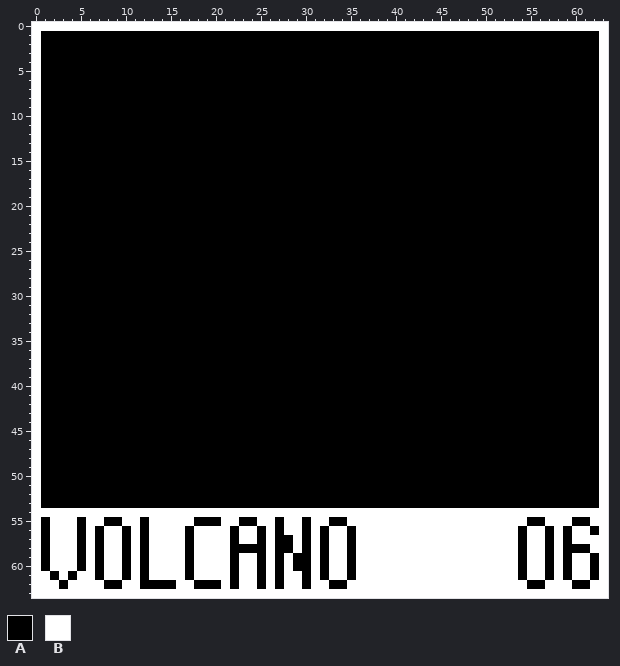
Pixel-art sprite: et-game/src/main/resources/level/easy/volcano.png. The picture above is the old version.
The file is 64x64 pixels. Colours within 5 levels of each other are drawn and written as one.
Palette (. is transparent): A #000000  B #ffffff
Pixels before (only the part around the change), first column x 0:
 1 BAAAAAAAAAAAAAAAAAAAAAAAAAAAAAAAAAAAAAAAAAAAAAAAAAAAAAAAAAAAAAAB
 2 BAAAAAAAAAAAAAAAAAAAAAAAAAAAAAAAAAAAAAAAAAAAAAAAAAAAAAAAAAAAAAAB
 3 BAAAAAAAAAAAAAAAAAAAAAAAAAAAAAAAAAAAAAAAAAAAAAAAAAAAAAAAAAAAAAAB
 4 BAAAAAAAAAAAAAAAAAAAAAAAAAAAAAAAAAAAAAAAAAAAAAAAAAAAAAAAAAAAAAAB
 5 BAAAAAAAAAAAAAAAAAAAAAAAAAAAAAAAAAAAAAAAAAAAAAAAAAAAAAAAAAAAAAAB
 6 BAAAAAAAAAAAAAAAAAAAAAAAAAAAAAAAAAAAAAAAAAAAAAAAAAAAAAAAAAAAAAAB
 7 BAAAAAAAAAAAAAAAAAAAAAAAAAAAAAAAAAAAAAAAAAAAAAAAAAAAAAAAAAAAAAAB
 8 BAAAAAAAAAAAAAAAAAAAAAAAAAAAAAAAAAAAAAAAAAAAAAAAAAAAAAAAAAAAAAAB
 9 BAAAAAAAAAAAAAAAAAAAAAAAAAAAAAAAAAAAAAAAAAAAAAAAAAAAAAAAAAAAAAAB
10 BAAAAAAAAAAAAAAAAAAAAAAAAAAAAAAAAAAAAAAAAAAAAAAAAAAAAAAAAAAAAAAB
11 BAAAAAAAAAAAAAAAAAAAAAAAAAAAAAAAAAAAAAAAAAAAAAAAAAAAAAAAAAAAAAAB
12 BAAAAAAAAAAAAAAAAAAAAAAAAAAAAAAAAAAAAAAAAAAAAAAAAAAAAAAAAAAAAAAB
13 BAAAAAAAAAAAAAAAAAAAAAAAAAAAAAAAAAAAAAAAAAAAAAAAAAAAAAAAAAAAAAAB
14 BAAAAAAAAAAAAAAAAAAAAAAAAAAAAAAAAAAAAAAAAAAAAAAAAAAAAAAAAAAAAAAB
15 BAAAAAAAAAAAAAAAAAAAAAAAAAAAAAAAAAAAAAAAAAAAAAAAAAAAAAAAAAAAAAAB
16 BAAAAAAAAAAAAAAAAAAAAAAAAAAAAAAAAAAAAAAAAAAAAAAAAAAAAAAAAAAAAAAB
17 BAAAAAAAAAAAAAAAAAAAAAAAAAAAAAAAAAAAAAAAAAAAAAAAAAAAAAAAAAAAAAAB
18 BAAAAAAAAAAAAAAAAAAAAAAAAAAAAAAAAAAAAAAAAAAAAAAAAAAAAAAAAAAAAAAB
19 BAAAAAAAAAAAAAAAAAAAAAAAAAAAAAAAAAAAAAAAAAAAAAAAAAAAAAAAAAAAAAAB
20 BAAAAAAAAAAAAAAAAAAAAAAAAAAAAAAAAAAAAAAAAAAAAAAAAAAAAAAAAAAAAAAB
21 BAAAAAAAAAAAAAAAAAAAAAAAAAAAAAAAAAAAAAAAAAAAAAAAAAAAAAAAAAAAAAAB
22 BAAAAAAAAAAAAAAAAAAAAAAAAAAAAAAAAAAAAAAAAAAAAAAAAAAAAAAAAAAAAAAB
23 BAAAAAAAAAAAAAAAAAAAAAAAAAAAAAAAAAAAAAAAAAAAAAAAAAAAAAAAAAAAAAAB
24 BAAAAAAAAAAAAAAAAAAAAAAAAAAAAAAAAAAAAAAAAAAAAAAAAAAAAAAAAAAAAAAB
25 BAAAAAAAAAAAAAAAAAAAAAAAAAAAAAAAAAAAAAAAAAAAAAAAAAAAAAAAAAAAAAAB
26 BAAAAAAAAAAAAAAAAAAAAAAAAAAAAAAAAAAAAAAAAAAAAAAAAAAAAAAAAAAAAAAB
27 BAAAAAAAAAAAAAAAAAAAAAAAAAAAAAAAAAAAAAAAAAAAAAAAAAAAAAAAAAAAAAAB
28 BAAAAAAAAAAAAAAAAAAAAAAAAAAAAAAAAAAAAAAAAAAAAAAAAAAAAAAAAAAAAAAB
29 BAAAAAAAAAAAAAAAAAAAAAAAAAAAAAAAAAAAAAAAAAAAAAAAAAAAAAAAAAAAAAAB
30 BAAAAAAAAAAAAAAAAAAAAAAAAAAAAAAAAAAAAAAAAAAAAAAAAAAAAAAAAAAAAAAB
31 BAAAAAAAAAAAAAAAAAAAAAAAAAAAAAAAAAAAAAAAAAAAAAAAAAAAAAAAAAAAAAAB
32 BAAAAAAAAAAAAAAAAAAAAAAAAAAAAAAAAAAAAAAAAAAAAAAAAAAAAAAAAAAAAAAB
33 BAAAAAAAAAAAAAAAAAAAAAAAAAAAAAAAAAAAAAAAAAAAAAAAAAAAAAAAAAAAAAAB
34 BAAAAAAAAAAAAAAAAAAAAAAAAAAAAAAAAAAAAAAAAAAAAAAAAAAAAAAAAAAAAAAB
35 BAAAAAAAAAAAAAAAAAAAAAAAAAAAAAAAAAAAAAAAAAAAAAAAAAAAAAAAAAAAAAAB
36 BAAAAAAAAAAAAAAAAAAAAAAAAAAAAAAAAAAAAAAAAAAAAAAAAAAAAAAAAAAAAAAB
37 BAAAAAAAAAAAAAAAAAAAAAAAAAAAAAAAAAAAAAAAAAAAAAAAAAAAAAAAAAAAAAAB
38 BAAAAAAAAAAAAAAAAAAAAAAAAAAAAAAAAAAAAAAAAAAAAAAAAAAAAAAAAAAAAAAB
39 BAAAAAAAAAAAAAAAAAAAAAAAAAAAAAAAAAAAAAAAAAAAAAAAAAAAAAAAAAAAAAAB
40 BAAAAAAAAAAAAAAAAAAAAAAAAAAAAAAAAAAAAAAAAAAAAAAAAAAAAAAAAAAAAAAB
41 BAAAAAAAAAAAAAAAAAAAAAAAAAAAAAAAAAAAAAAAAAAAAAAAAAAAAAAAAAAAAAAB
42 BAAAAAAAAAAAAAAAAAAAAAAAAAAAAAAAAAAAAAAAAAAAAAAAAAAAAAAAAAAAAAAB
43 BAAAAAAAAAAAAAAAAAAAAAAAAAAAAAAAAAAAAAAAAAAAAAAAAAAAAAAAAAAAAAAB
44 BAAAAAAAAAAAAAAAAAAAAAAAAAAAAAAAAAAAAAAAAAAAAAAAAAAAAAAAAAAAAAAB
45 BAAAAAAAAAAAAAAAAAAAAAAAAAAAAAAAAAAAAAAAAAAAAAAAAAAAAAAAAAAAAAAB
46 BAAAAAAAAAAAAAAAAAAAAAAAAAAAAAAAAAAAAAAAAAAAAAAAAAAAAAAAAAAAAAAB
47 BAAAAAAAAAAAAAAAAAAAAAAAAAAAAAAAAAAAAAAAAAAAAAAAAAAAAAAAAAAAAAAB
48 BAAAAAAAAAAAAAAAAAAAAAAAAAAAAAAAAAAAAAAAAAAAAAAAAAAAAAAAAAAAAAAB
49 BAAAAAAAAAAAAAAAAAAAAAAAAAAAAAAAAAAAAAAAAAAAAAAAAAAAAAAAAAAAAAAB
50 BAAAAAAAAAAAAAAAAAAAAAAAAAAAAAAAAAAAAAAAAAAAAAAAAAAAAAAAAAAAAAAB
51 BAAAAAAAAAAAAAAAAAAAAAAAAAAAAAAAAAAAAAAAAAAAAAAAAAAAAAAAAAAAAAAB
52 BAAAAAAAAAAAAAAAAAAAAAAAAAAAAAAAAAAAAAAAAAAAAAAAAAAAAAAAAAAAAAAB
53 BAAAAAAAAAAAAAAAAAAAAAAAAAAAAAAAAAAAAAAAAAAAAAAAAAAAAAAAAAAAAAAB
54 BBBBBBBBBBBBBBBBBBBBBBBBBBBBBBBBBBBBBBBBBBBBBBBBBBBBBBBBBBBBBBBB
55 BABBBABBAABBABBBBBAAABBAABBABBABBAABBBBBBBBBBBBBBBBBBBBAABBBAABB
56 BABBBABABBABABBBBABBBBABBABABBABABBABBBBBBBBBBBBBBBBBBABBABABBAB
The same view after the edit:
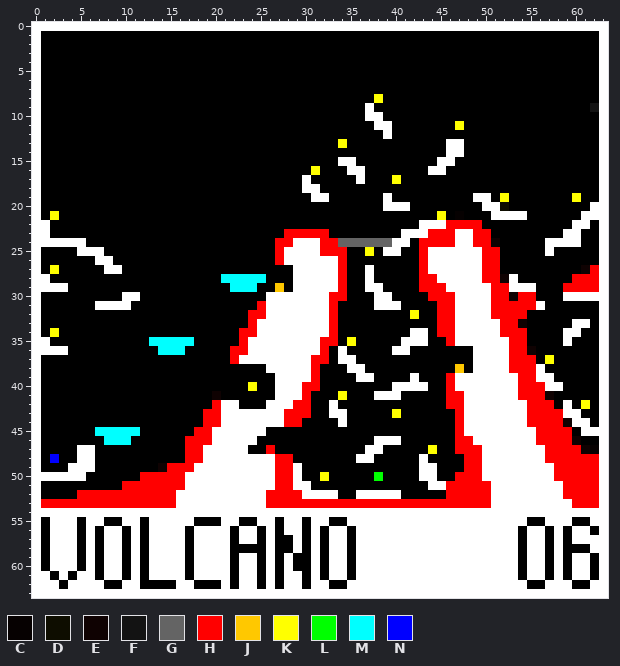
Colours new in this view: C #060101  D #0e0d00  E #0f0202  F #131313  G #646464  H #ff0000  J #ffc800  K #ffff00  L #00ff00  M #00ffff  N #0000ff
Change:
y 8: x 38 A -> K
y 9: x 37 A -> B; x 62 A -> F
y 10: x 37..38 AA -> BB
y 11: x 38..39 AA -> BB; x 47 A -> K
y 12: x 39 A -> B
y 13: x 34 A -> K; x 46..47 AA -> BB
y 14: x 46..47 AA -> BB
y 15: x 34..35 AA -> BB; x 45..46 AA -> BB
y 16: x 31 A -> K; x 35..36 AA -> BB; x 44..45 AA -> BB
y 17: x 30 A -> B; x 36 A -> B; x 40 A -> K
y 18: x 30..31 AA -> BB
y 19: x 31..32 AA -> BB; x 39 A -> B; x 49..50 AA -> BB; x 52 A -> K; x 60 A -> K
y 20: x 39..41 AAA -> BBB; x 50..52 AAA -> BBD; x 62 A -> B
y 21: x 2 A -> K; x 45 A -> K; x 47 A -> C; x 51..54 AAAA -> BBBB; x 61..62 AA -> BB
y 22: x 1 A -> B; x 43..49 AAAAAAA -> BBBHHHH; x 60..61 AA -> BB
y 23: x 1 A -> B; x 28..32 AAAAA -> HHHHH; x 41..50 AAAAAAAAAA -> BBBHHHBBHH; x 59..60 AA -> BB
y 24: x 1..5 AAAAA -> BBBBB; x 27..41 AAAAAAAAAAAAAAA -> HHBBBHHGGGGGGBB; x 43..51 AAAAAAAAA -> HHHHBBHHE; x 57..60 AAAA -> BBBB
y 25: x 5..7 AAA -> BBB; x 27..34 AAAAAAAA -> HBBBBHHH; x 37 A -> K; x 39..40 AA -> BB; x 43..51 AAAAAAAAA -> HBBBBBBHH; x 57 A -> B
y 26: x 7..8 AA -> BB; x 27..34 AAAAAAAA -> HBBBBBBH; x 43..51 AAAAAAAAA -> HBBBBBBHH
y 27: x 2 A -> K; x 8..9 AA -> BB; x 29..34 AAAAAA -> BBBBBH; x 37 A -> B; x 43..51 AAAAAAAAA -> HBBBBBBHH; x 61..62 AA -> EH
y 28: x 1 A -> B; x 21..25 AAAAA -> MMMMM; x 29..34 AAAAAA -> BBBBBH; x 37 A -> B; x 43..53 AAAAAAAAAAA -> HHBBBBBHHEB; x 60..62 AAA -> HHH
y 29: x 1..3 AAA -> BBB; x 22..24 AAA -> MMM; x 27 A -> J; x 29..34 AAAAAA -> BBBBBH; x 37..38 AA -> BB; x 43..55 AAAAAAAAAAAAA -> HHHBBBBBHHBBB; x 59..62 AAAA -> HHHH
y 30: x 10..11 AA -> BB; x 26..34 AAAAAAAAA -> BBBBBBBHH; x 38..39 AA -> BB; x 44..55 AAAAAAAAAAAA -> HHHBBBBHHEHH; x 59..62 AAAA -> BBBB
y 31: x 7..10 AAAA -> BBBB; x 25..33 AAAAAAAAA -> HBBBBBBBH; x 38..40 AAA -> BBB; x 45..56 AAAAAAAAAAAA -> HHBBBBHHHHHB
y 32: x 24..33 AAAAAAAAAA -> HHBBBBBBBH; x 42 A -> K; x 45..54 AAAAAAAAAA -> HHBBBBHHHH
y 33: x 24..33 AAAAAAAAAA -> HBBBBBBBBH; x 45..54 AAAAAAAAAA -> HHBBBBBHHE; x 60..61 AA -> BB
y 34: x 2 A -> K; x 23..33 AAAAAAAAAAA -> HHBBBBBBBBH; x 42..43 AA -> BB; x 45..54 AAAAAAAAAA -> HHBBBBBHHH; x 59..60 AA -> BB
y 35: x 1 A -> B; x 13..17 AAAAA -> MMMMM; x 23..33 AAAAAAAAAAA -> HBBBBBBBBHH; x 35 A -> K; x 41..43 AAA -> BBB; x 46..54 AAAAAAAAA -> HBBBBBBHH; x 59 A -> B
y 36: x 1..3 AAA -> BBB; x 14..16 AAA -> MMM; x 22..32 AAAAAAAAAAA -> HHBBBBBBBBH; x 34 A -> B; x 40..41 AA -> BB; x 49..55 AAAAAAA -> BBBBHHE
y 37: x 22..32 AAAAAAAAAAA -> HBBBBBBBBHH; x 34..35 AA -> BB; x 49..55 AAAAAAA -> BBBBHHH; x 57 A -> K
y 38: x 26..31 AAAAAA -> BBBBBH; x 35..36 AA -> BB; x 47 A -> J; x 49..56 AAAAAAAA -> BBBBHHHB
y 39: x 27..31 AAAAA -> BBBBH; x 36..37 AA -> BB; x 42 A -> B; x 46..57 AAAAAAAAAAAA -> HBBBBBBBHHBB
y 40: x 24 A -> K; x 27..31 AAAAA -> BBBHH; x 40..43 AAAA -> BBBB; x 46..58 AAAAAAAAAAAAA -> HBBBBBBBHHHBB
y 41: x 20 A -> E; x 27..30 AAAA -> BBBH; x 34 A -> K; x 38..40 AAA -> BBB; x 46..57 AAAAAAAAAAAA -> HHBBBBBBHHHE
y 42: x 20..22 AAA -> HBB; x 26..30 AAAAA -> BBBHH; x 33 A -> B; x 46..57 AAAAAAAAAAAA -> HHBBBBBBBHHH; x 59 A -> B; x 61 A -> K
y 43: x 19..30 AAAAAAAAAAAA -> HHBBBBBBBHHH; x 33..34 AA -> BB; x 40 A -> K; x 47..60 AAAAAAAAAAAAAA -> HBBBBBBBHHHHBB
y 44: x 19..29 AAAAAAAAAAA -> HHBBBBBBBHH; x 34 A -> B; x 47..61 AAAAAAAAAAAAAAA -> HBBBBBBBHHHHEBB
y 45: x 7..11 AAAAA -> MMMMM; x 18..25 AAAAAAAA -> HHBBBBBB; x 47..59 AAAAAAAAAAAAA -> HBBBBBBBBHHHH; x 61..62 AA -> BB
y 46: x 8..10 AAA -> MMM; x 17..24 AAAAAAAA -> HHHBBBBB; x 38..40 AAA -> BBB; x 47..60 AAAAAAAAAAAAAA -> HHBBBBBBBHHHHE
y 47: x 5..6 AA -> BB; x 17..23 AAAAAAA -> HHBBBBB; x 26 A -> H; x 37..38 AA -> BB; x 44 A -> K; x 47..62 AAAAAAAAAAAAAAAA -> HHHBBBBBBBHHHHEC
y 48: x 2 A -> N; x 5..6 AA -> BB; x 17..28 AAAAAAAAAAAA -> HHBBBBBBBBHH; x 36..37 AA -> BB; x 43 A -> B; x 48..62 AAAAAAAAAAAAAAA -> HHBBBBBBBHHHHHH
y 49: x 4..6 AAA -> BBB; x 14..29 AAAAAAAAAAAAAAAA -> EHHHBBBBBBBBBHHB; x 43..44 AA -> BB; x 48..62 AAAAAAAAAAAAAAA -> HHBBBBBBBBHHHHH
y 50: x 1..5 AAAAA -> BBBBB; x 12..29 AAAAAAAAAAAAAAAAAA -> HHHHHBBBBBBBBBBHHB; x 32 A -> K; x 38 A -> L; x 43..44 AA -> BB; x 47..62 AAAAAAAAAAAAAAAA -> HHHBBBBBBBBHHHHH
y 51: x 10..30 AAAAAAAAAAAAAAAAAAAAA -> HHHHHHHBBBBBBBBBBHHBB; x 44..62 AAAAAAAAAAAAAAAAAAA -> BBHHHHHBBBBBBBBHHHH
y 52: x 5..33 AAAAAAAAAAAAAAAAAAAAAAAAAAAAA -> HHHHHHHHHHHBBBBBBBBBBHHHHBBBB; x 36..40 AAAAA -> BBBBB; x 46..62 AAAAAAAAAAAAAAAAA -> HHHHHBBBBBBBBHHHH
y 53: x 1..62 AAAAAAAAAAAAAAAAAAAAAAAAAAAAAAAAAAAAAAAAAAAAAAAAAAAAAAAAAAAAAA -> HHHHHHHHHHHHHHHBBBBBBBBBBHHHHHHHHHHHHHHHHHHHHHHHHHBBBBBBBBBHHH
Pixel boxes of the changes (left, top, right, bottom) in both pictures:
changed: (41, 94, 599, 508)
